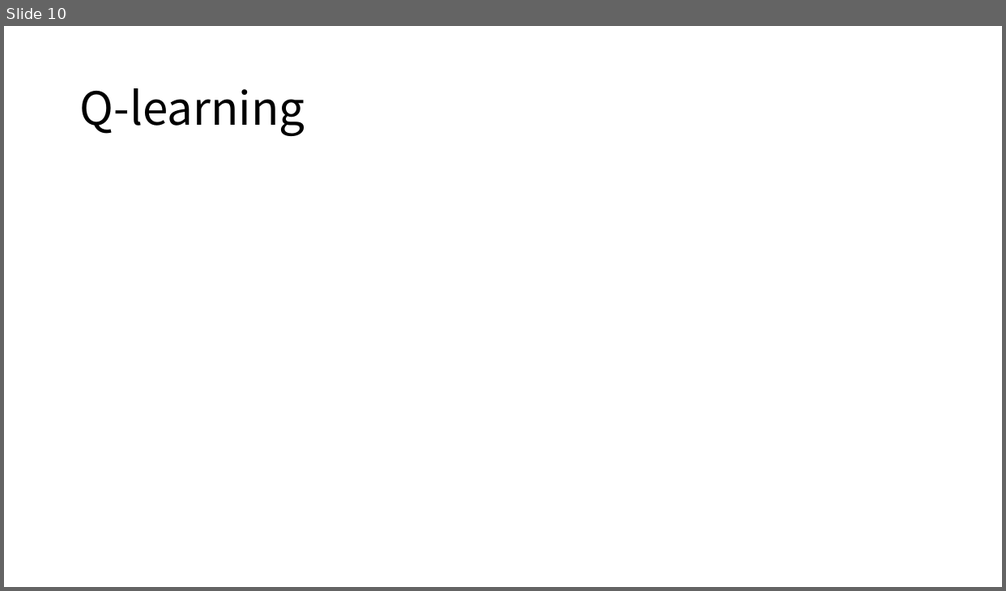
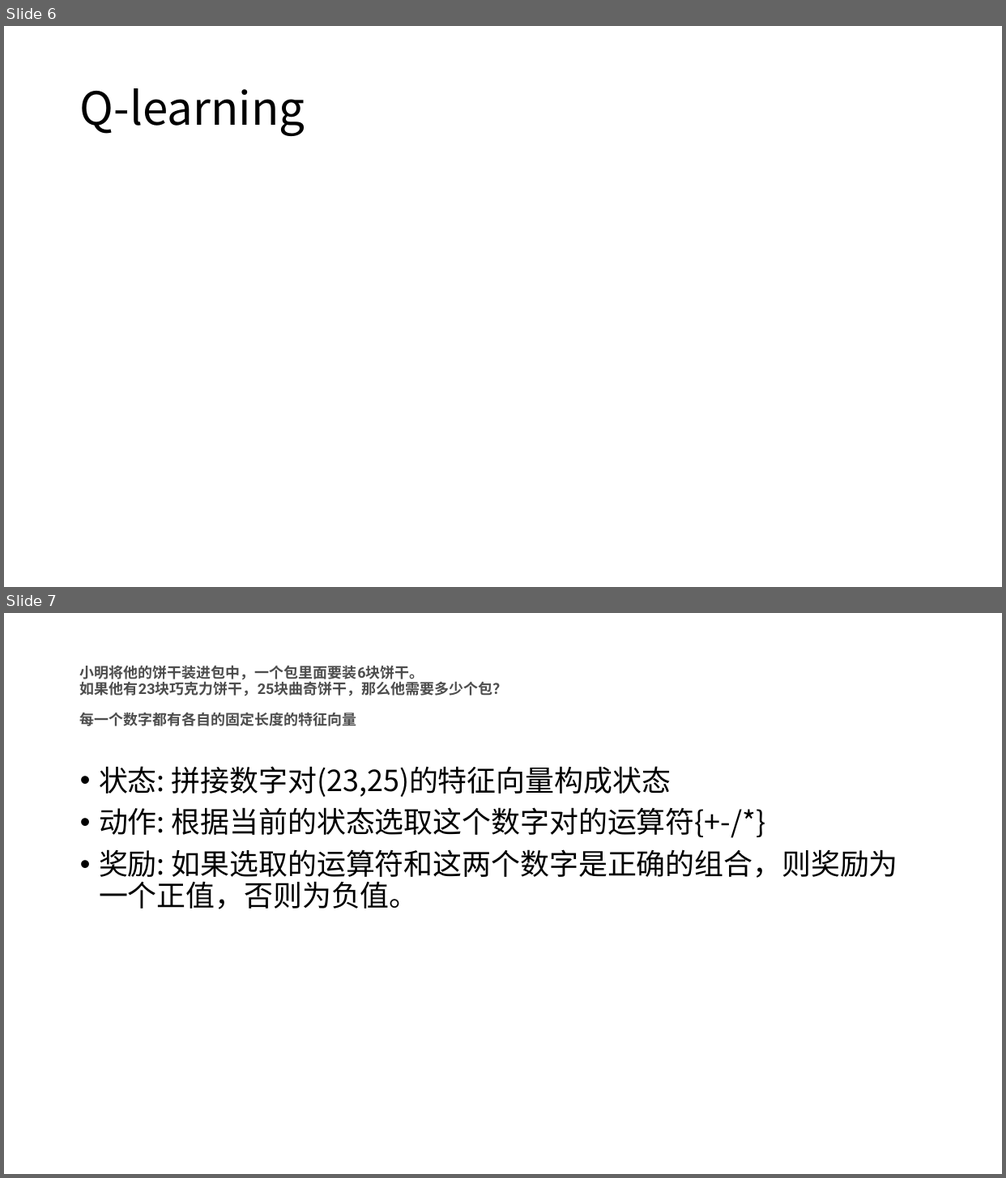
Before and after one commit to xhsun1997/MWP, a slide deck: ppt/mwp.pptx. Shown one above the other, each under a label of ours: slide 10 before the commit, slides 6 and 7 after it. The pictures are 1006x591 and 1006x1178 pixels, drawn with LibreOffice and Linux fonts; fonts in the diff are those of the drawing; grey boxes stand for pictures. Boxes give left, top, right and bottom in pixels: in the first picture for what was removed or moved away, otherwise in the second. Text is boxed around its words. In the diff, an @@ line names an element or a change of style, - is before the commit and + after.

```diff
--- a/ppt/mwp.pptx
+++ b/ppt/mwp.pptx
@@ slide 7 added at bbox=[4, 613, 1002, 1174], background #FFFFFF @@
@@ title added at bbox=[80, 665, 507, 726], 14 pt, text #4D4D4D, bold @@
+小明将他的饼干装进包中，一个包里面要装6块饼干。
+如果他有23块巧克力饼干，25块曲奇饼干，那么他需要多少个包？
+每一个数字都有各自的固定长度的特征向量
@@ text added at bbox=[99, 766, 898, 909], 28 pt, text #000000 @@
+• 状态: 拼接数字对(23,25)的特征向量构成状态
+• 动作: 根据当前的状态选取这个数字对的运算符{+-/*}
+• 奖励: 如果选取的运算符和这两个数字是正确的组合，则奖励为一个正值，否则为负值。
@@ what was slide 10 is now slide 6 @@
```
Also in this commit, not shown: 1 slide changed, 23 other slides added, 1 slide removed, 5 other files.
